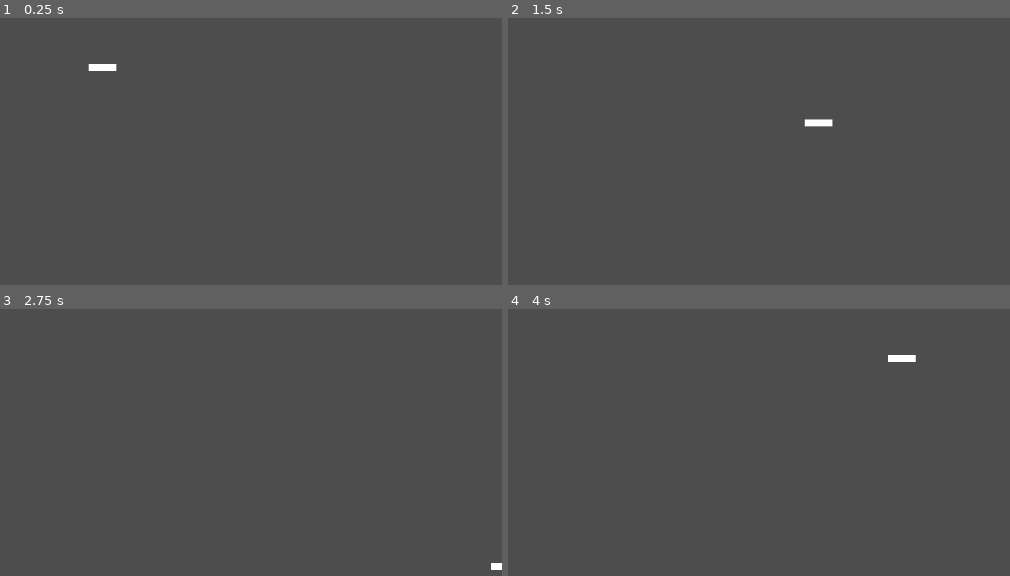
Above: before the commit, frames 1-4 (two rows, left to right).
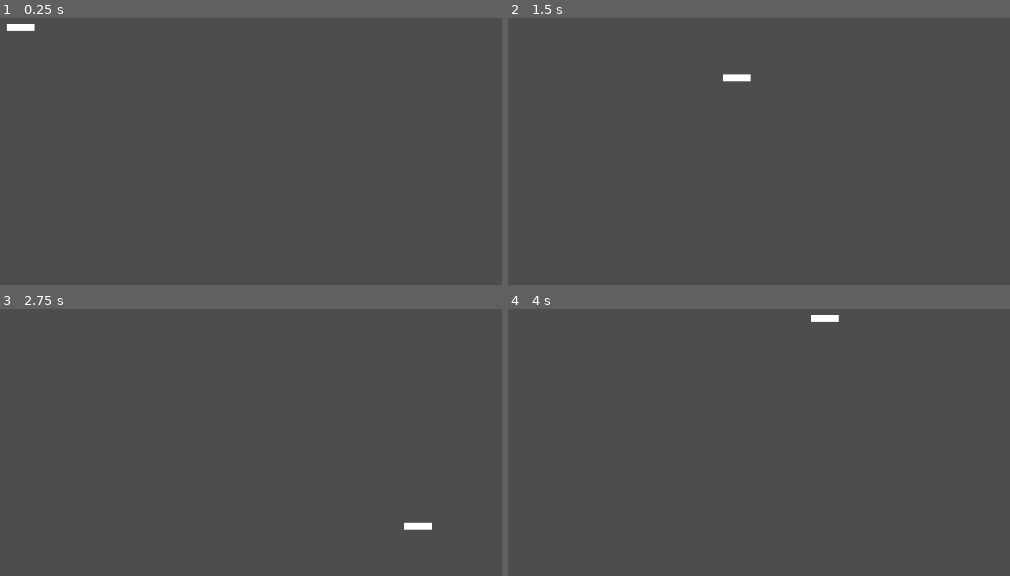
Above: after the commit, the same moments.

Repository: Magnaye16/natural-disaster-3d
Game: Godot game, scene res://scenes/2d/2dgame.tscn
Two runs of this game, one before a commit and one after it. Both use one fixed random seed, a clock stepped at 60 frames per second and the inputs below.
Inputs:
- Up to frame 1 (0.25 s): no input
- Up to frame 2 (1.5 s): tap Enter (ui_accept) at 0.5, 0.77 s; hold D (move_right) 0.53-1.28 s; hold Shift (ZOOOOOMMMM) 0.53-1.28 s; hold S (move_down) from 1.28 s (still down); tap Shift (ZOOOOOMMMM) at 1.35 s
- Up to frame 3 (2.75 s): tap Enter (ui_accept) at 1.52 s; release S (move_down) at 2.03 s; hold D (move_right) from 2.03 s (still down); hold Shift (ZOOOOOMMMM) from 2.03 s (still down)
- Up to frame 4 (4 s): release D (move_right) at 2.78 s; release Shift (ZOOOOOMMMM) at 2.78 s; hold W (move_up) 2.78-3.53 s; tap Shift (ZOOOOOMMMM) at 2.85 s; tap Enter (ui_accept) at 3.02, 3.77 s; hold A (move_left) from 3.53 s (still down); hold Shift (ZOOOOOMMMM) from 3.53 s (still down)

The runs differ from the first frame. In frame 1, 0.3% of the frame differs, in the area x 1-24%, y 2-20%; in frame 2, 0.3%, in the area x 42-65%, y 20-41%; in frame 3, 0.2%; in frame 4, 0.3%.

Commit message:
Updated attached scripts

Diff:
--- a/scenes/2d/2dgame.tscn
+++ b/scenes/2d/2dgame.tscn
@@ -1,11 +1,14 @@
-[gd_scene load_steps=2 format=3 uid="uid://c1w0ur7ysrfxq"]
+[gd_scene load_steps=3 format=3 uid="uid://c1w0ur7ysrfxq"]
 
+[ext_resource type="Script" uid="uid://h0ffaerfhy1p" path="res://scripts/Command/2DGameHandler.gd" id="1_3iet1"]
 [ext_resource type="PackedScene" uid="uid://qmf3o77i7blr" path="res://scenes/2d/2dplayer.tscn" id="1_nduc7"]
 
-[node name="2Dgame" type="Node2D"]
+[node name="2Dgame" type="Node2D" node_paths=PackedStringArray("entity")]
+script = ExtResource("1_3iet1")
+entity = NodePath("Player")
 
-[node name="2Dplayer" parent="." instance=ExtResource("1_nduc7")]
+[node name="Player" parent="." instance=ExtResource("1_nduc7")]
+motion_mode = 0
+
+[node name="WorldCam" type="Camera2D" parent="."]
 position = Vector2(118, 58)
-
-[node name="Camera2D" type="Camera2D" parent="."]
-position = Vector2(118, 58)
--- a/scenes/2d/2dplayer.tscn
+++ b/scenes/2d/2dplayer.tscn
@@ -1,7 +1,7 @@
 [gd_scene load_steps=4 format=3 uid="uid://qmf3o77i7blr"]
 
-[ext_resource type="Script" uid="uid://nfbhjjwn85er" path="res://scripts/2d/2dplayer.gd" id="1_eirbx"]
-[ext_resource type="Script" uid="uid://ch1b4co8hgy0m" path="res://scripts/2d/capsule_drawer.gd" id="2_n2hxe"]
+[ext_resource type="Script" uid="uid://c5vuybh1fckpi" path="res://scripts/2d/player/PlayerController.gd" id="1_n2hxe"]
+[ext_resource type="Script" uid="uid://ch1b4co8hgy0m" path="res://scripts/2d/player/capsule_drawer.gd" id="2_n2hxe"]
 
 [sub_resource type="CapsuleShape2D" id="CapsuleShape2D_n2hxe"]
 radius = 19.0
@@ -9,7 +9,7 @@
 
 [node name="CharacterBody2D" type="CharacterBody2D"]
 motion_mode = 1
-script = ExtResource("1_eirbx")
+script = ExtResource("1_n2hxe")
 
 [node name="CollisionShape2D" type="CollisionShape2D" parent="."]
 shape = SubResource("CapsuleShape2D_n2hxe")
--- a/scripts/2d/2dplayer.gd
+++ /dev/null
@@ -1,19 +0,0 @@
-extends CharacterBody2D
-
-
-@export var speed : float = 400.0
-@export var acceleration : float = 7000.0
-@export var friction : float = 7000
-
-func _physics_process(delta: float) -> void:
-
-	# Get the input direction and handle the movement/deceleration.
-	# As good practice, you should replace UI actions with custom gameplay actions.
-	var direction := Input.get_vector("move_left", "move_right", "move_up", "move_down")
-	if direction:
-		print(direction)
-		velocity = lerp(velocity, direction * speed, 1 - exp(-acceleration * delta))
-	else:
-		velocity = velocity.move_toward(Vector2.ZERO, friction*delta)
-
-	move_and_slide()
Not shown, removed: scripts/2d/2dplayer.gd.uid
